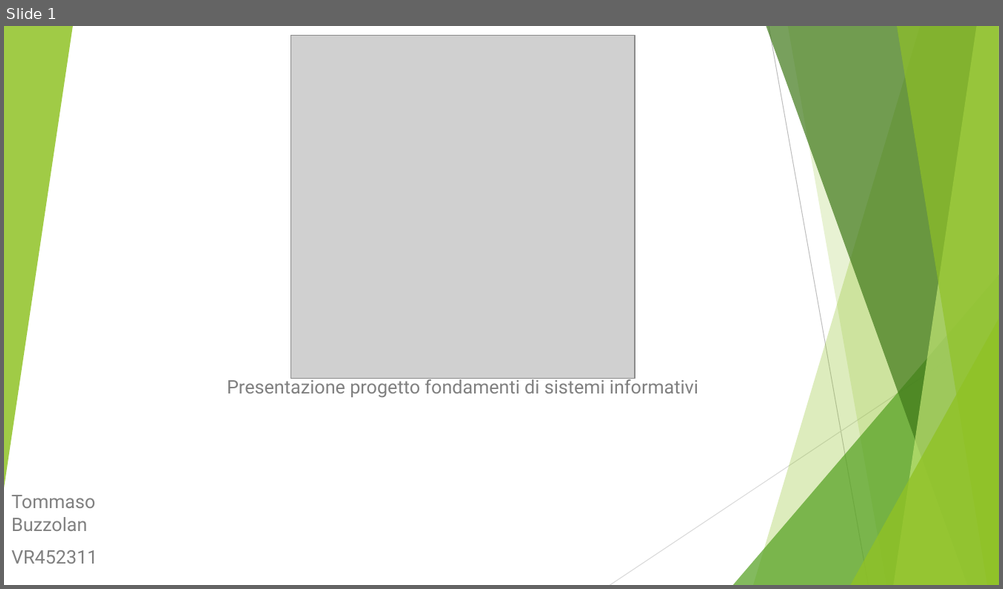
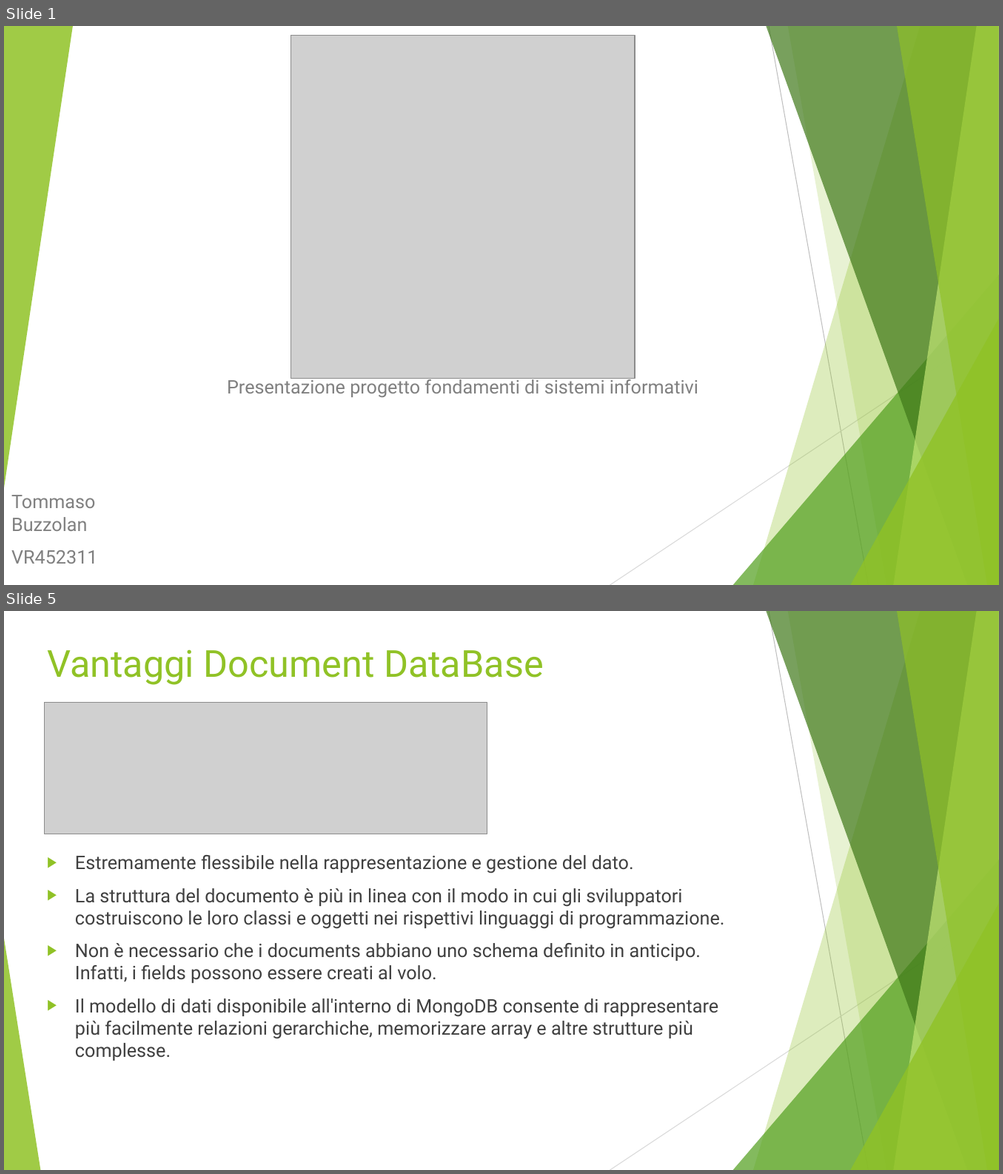
Before and after one commit to Buzzolan/VeronaCardMongoDB, a slide deck: Presentazione_progetto.pptx. Shown one above the other, each under a label of ours: slide 1 before the commit, slides 1 and 5 after it; the slides between them are not shown. The pictures are 1003x589 and 1003x1174 pixels, drawn with LibreOffice and Linux fonts; fonts in the diff are those of the drawing; grey boxes stand for pictures. Boxes give left, top, right and bottom in pixels: in the first picture for what was removed or moved away, otherwise in the second. Text is boxed around its words. In the diff, an @@ line names an element or a change of style, - is before the commit and + after.

Commit message:
Update Presentazioe struttura dati

```diff
--- a/Presentazione_progetto.pptx
+++ b/Presentazione_progetto.pptx
@@ slide 5 added at (x1=4, y1=611, x2=999, y2=1170), background #FFFFFF; not listed: 9 template elements that a slide beside it also shows @@
@@ title added at (x1=47, y1=649, x2=543, y2=685), 36 pt, text #90C226 @@
+Vantaggi Document DataBase
@@ picture added at (x1=44, y1=703, x2=487, y2=834) @@
@@ text added at (x1=75, y1=855, x2=724, y2=1061), 18 pt, text #404040 @@
+▶ Estremamente flessibile nella rappresentazione e gestione del dato.
+▶ La struttura del documento è più in linea con il modo in cui gli sviluppatori costruiscono le loro classi e oggetti nei rispettivi linguaggi di programmazione.
+▶ Non è necessario che i documents abbiano uno schema definito in anticipo. Infatti, i fields possono essere creati al volo.
+▶ Il modello di dati disponibile all'interno di MongoDB consente di rappresentare più facilmente relazioni gerarchiche, memorizzare array e altre strutture più complesse.
@@ triangle added at (x1=4, y1=939, x2=40, y2=1170), fill #90C226 at 85% opacity @@
```
Also in this commit, not shown: 3 slides changed, 3 other slides added.
